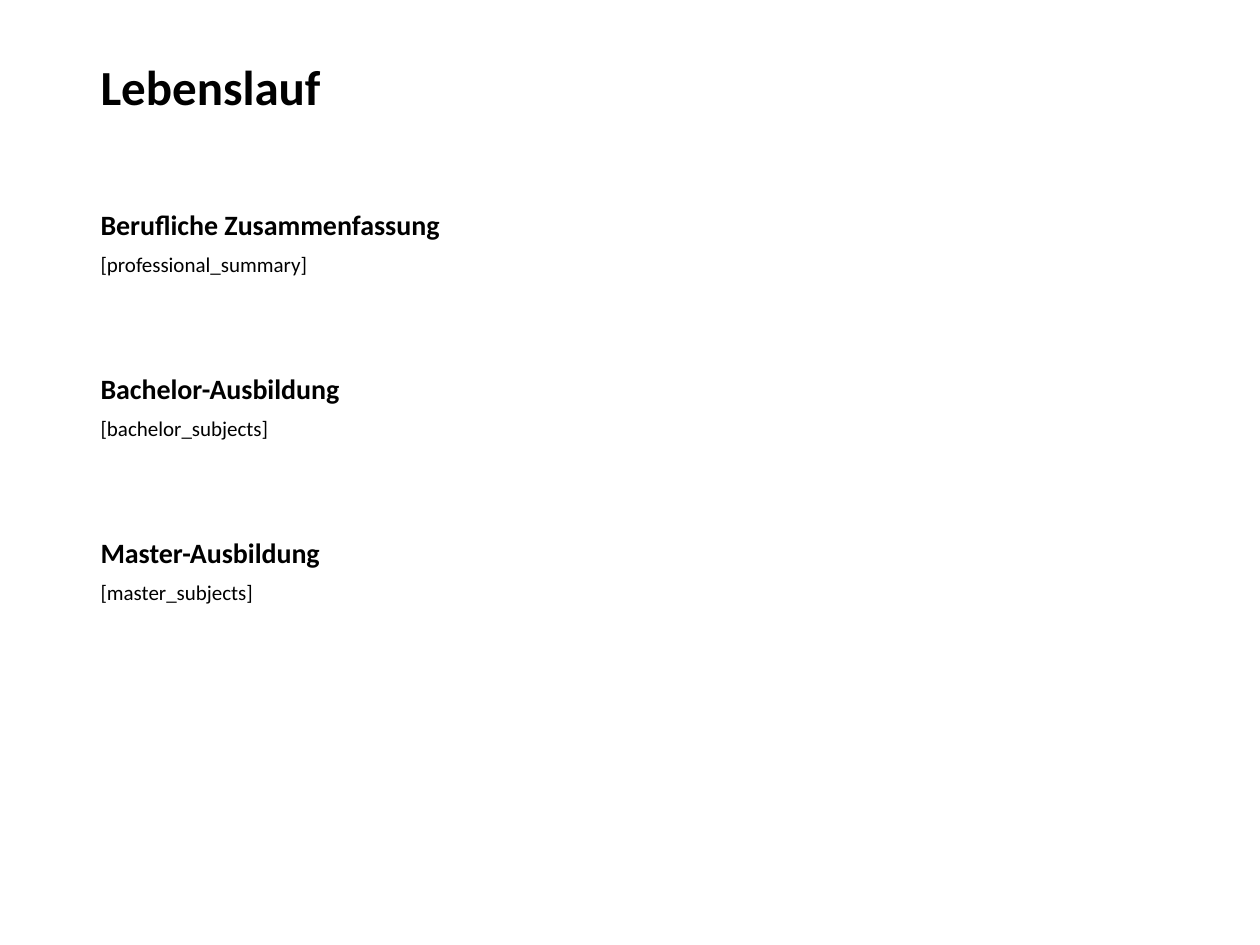
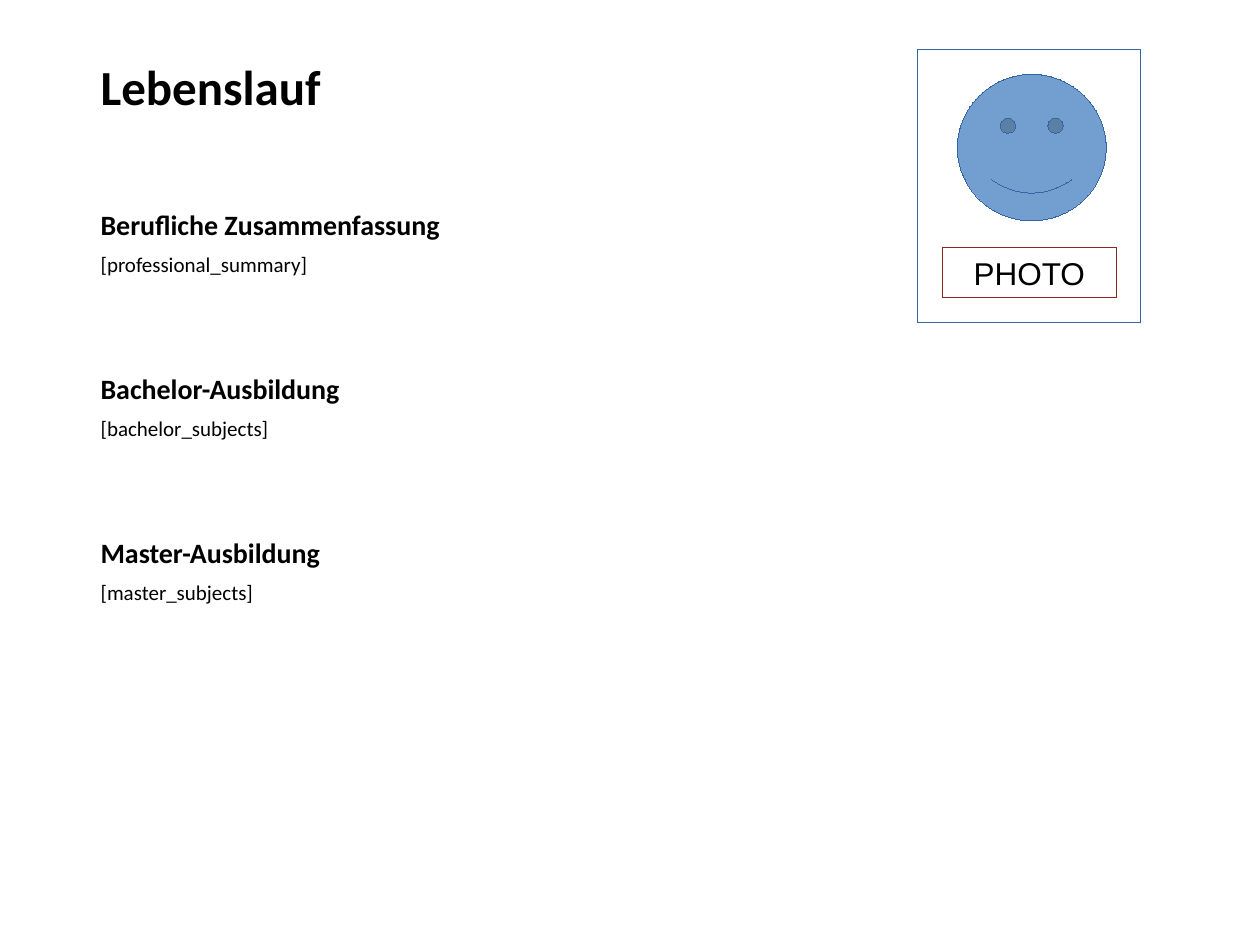
Before and after one commit to juanaponterojas01/Bonfire, a slide deck: slide 1 of examples/templates/de/cv_template.pptx. Drawn at 1260x945 pixels with LibreOffice and Linux fonts; fonts in the diff are those of the drawing. Boxes give left, top, right and bottom in pixels: in the first picture for what was removed or moved away, otherwise in the second. Text is boxed around its words. In the diff, an @@ line names an element or a change of style, - is before the commit and + after.

```diff
--- a/examples/templates/de/cv_template.pptx
+++ b/examples/templates/de/cv_template.pptx
@@ rectangle added at (x1=917, y1=49, x2=1140, y2=323), fill #FFFFFF, outline #3465A4 0 pt @@
@@ smiley face added at (x1=958, y1=74, x2=1106, y2=220), fill #729FCF, outline #3465A4 0 pt @@
@@ rectangle added at (x1=942, y1=248, x2=1116, y2=297), fill #FFFFFF, outline #8D281E 0 pt, 18 pt, text #000000 @@
+PHOTO
```
Also in this commit, not shown: 13 other files.
